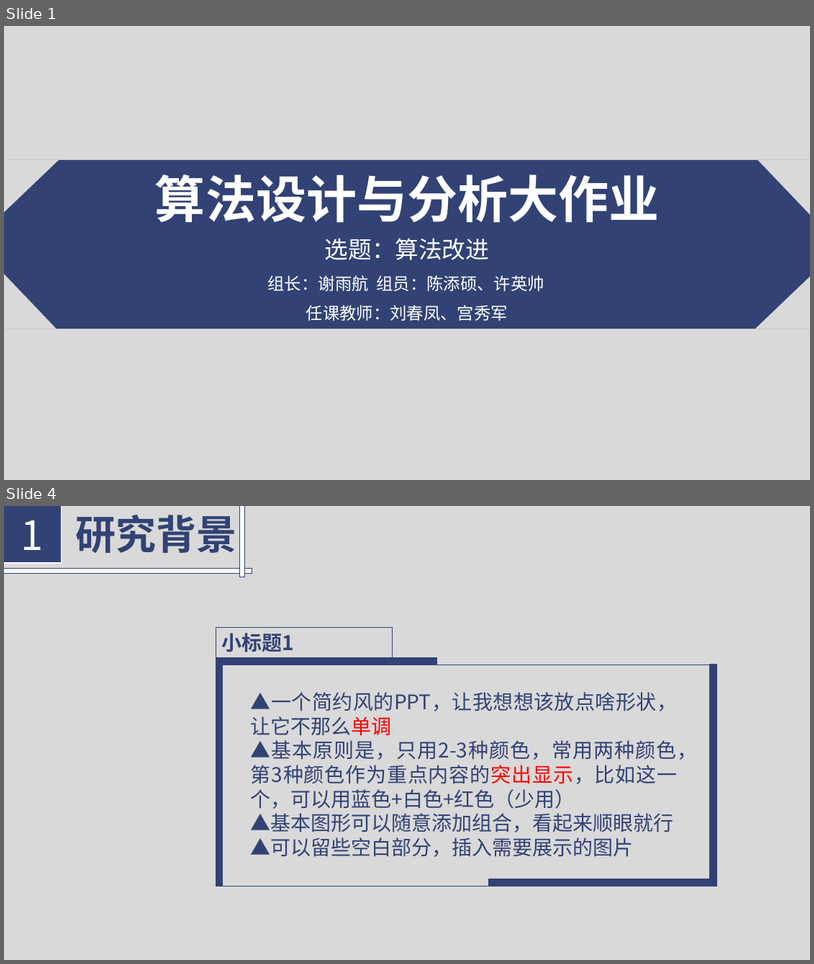
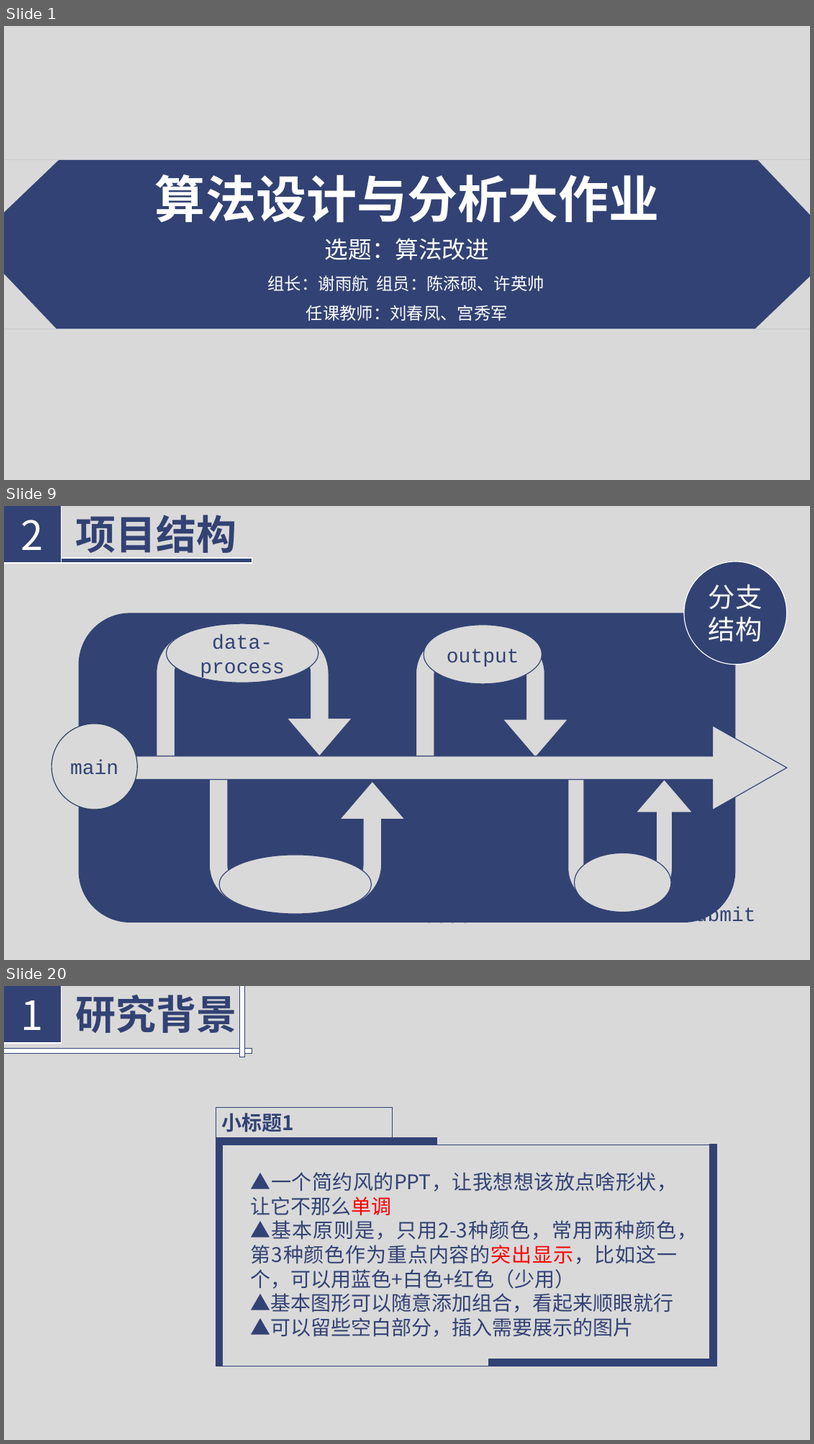
Before and after one commit to Florenz0707/AlgorithmProject, a slide deck: 3023244222-1-3/reports/introduction.pptx. Shown one above the other, each under a label of ours: slides 1 and 4 before the commit, slides 1, 9 and 20 after it; the slides between them are not shown. The pictures are 814x964 and 814x1444 pixels, drawn with LibreOffice and Linux fonts; fonts in the diff are those of the drawing. Boxes give left, top, right and bottom in pixels: in the first picture for what was removed or moved away, otherwise in the second. Text is boxed around its words. In the diff, an @@ line names an element or a change of style, - is before the commit and + after.

```diff
--- a/3023244222-1-3/reports/introduction.pptx
+++ b/3023244222-1-3/reports/introduction.pptx
@@ slide 9 added at [4,506,810,960], background #D9D9D9 @@
@@ rectangle added at [4,506,62,564], fill #324274, outline #FFFFFF 1 pt, 48 pt, text #FFFFFF @@
+2
@@ text added at [76,515,237,559], 48 pt, text #324274, bold @@
+项目结构
@@ rectangle added at [4,558,252,563], fill #324274, outline #FFFFFF 1 pt @@
@@ ellipse added at [684,561,787,664], fill #324273, outline #FFFFFF 1 pt, 32 pt, text #FFFFFF @@
+分支
+结构
@@ rounded rectangle added at [78,613,736,922], fill #324273 @@
@@ uturn arrow added at [157,632,352,775], fill #D9D9D9, outline #324273 1 pt @@
@@ ellipse added at [166,623,319,682], fill #D9D9D9, outline #324273 1 pt @@
@@ text added at [200,634,285,679], 24 pt, text #324273 @@
+data-process
@@ uturn arrow added at [417,633,569,777], fill #D9D9D9, outline #324273 1 pt @@
@@ ellipse added at [424,625,543,684], fill #D9D9D9, outline #324273 1 pt @@
@@ text added at [447,649,520,667], 24 pt, text #324273 @@
+output
@@ ellipse added at [52,723,138,809], fill #D9D9D9, outline #2A4265 1 pt, 24 pt, text #324273 @@
+main
@@ up arrow added at [56,726,787,810], fill #D9D9D9, outline #324273 1 pt @@
@@ uturn arrow added at [210,762,406,906], fill #D9D9D9, outline #324273 1 pt @@
@@ uturn arrow added at [568,761,693,904], fill #D9D9D9, outline #324273 1 pt @@
@@ ellipse added at [219,854,372,914], fill #D9D9D9, outline #324273 1 pt @@
@@ ellipse added at [574,852,671,912], fill #D9D9D9, outline #324273 1 pt @@
@@ text added at [684,906,756,922], 24 pt, text #324273 @@
+submit
@@ text added at [423,922,471,928], 24 pt, text #324273 @@
+code
@@ what was slide 4 is now slide 20 @@
```
Also in this commit, not shown: 2 slides changed, 16 other slides added, 3 slides removed, 2 other files.
